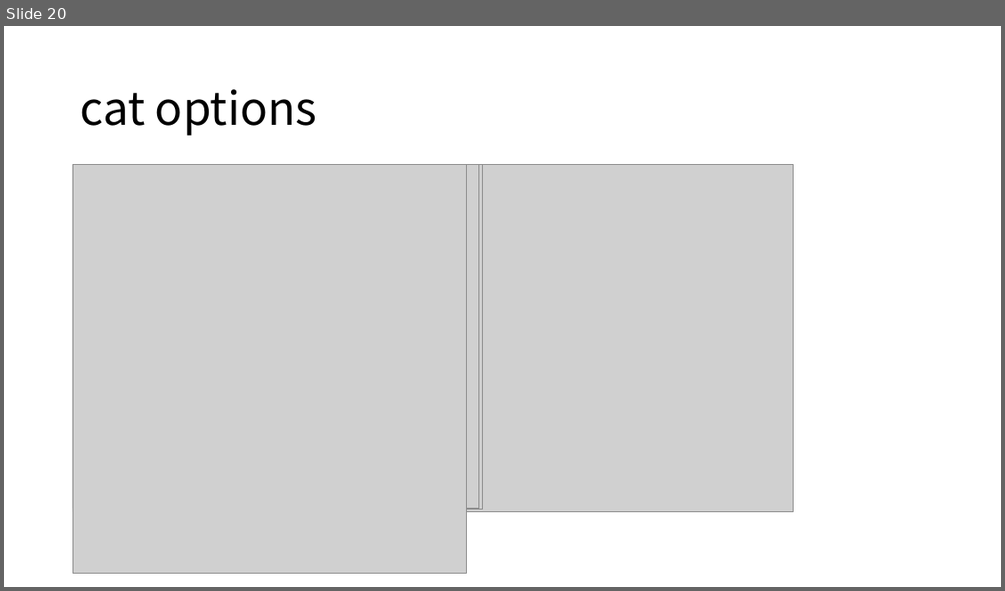
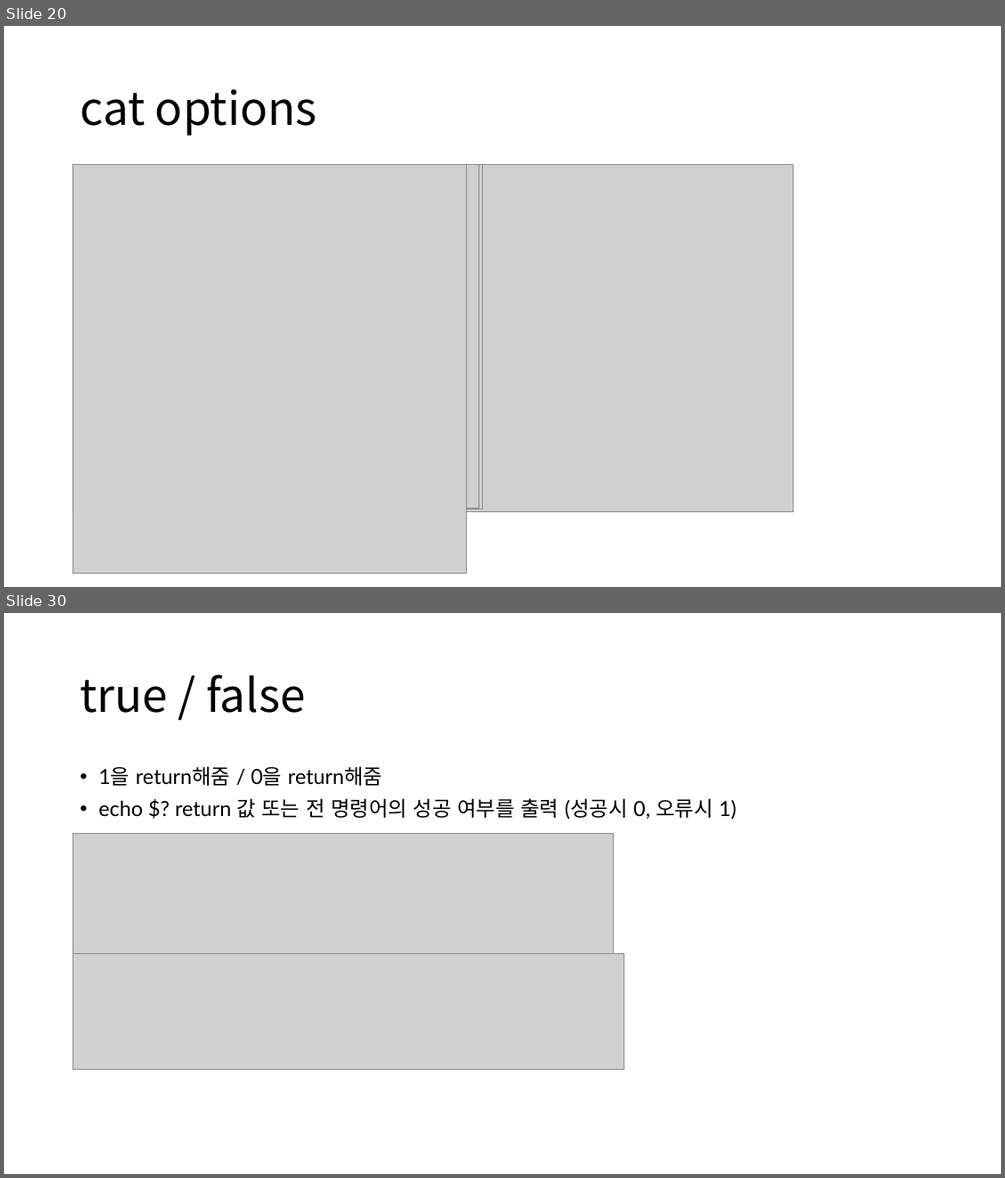
Before and after one commit to alscjf1329/SysP_3-1, a slide deck: Sys_final/SysP 기말.pptx. Shown one above the other, each under a label of ours: slide 20 before the commit, slides 20 and 30 after it; the slides between them are not shown. The pictures are 1005x591 and 1005x1178 pixels, drawn with LibreOffice and Linux fonts; fonts in the diff are those of the drawing; grey boxes stand for pictures. Boxes give left, top, right and bottom in pixels: in the first picture for what was removed or moved away, otherwise in the second. Text is boxed around its words. In the diff, an @@ line names an element or a change of style, - is before the commit and + after.

```diff
--- a/Sys_final/SysP 기말.pptx
+++ b/Sys_final/SysP 기말.pptx
@@ slide 30 added at (4, 613, 1001, 1174), background #FFFFFF @@
@@ title added at (80, 674, 305, 713), 44 pt, text #000000 @@
+true / false
@@ text added at (98, 766, 736, 819), 20 pt, text #000000 @@
+• 1을 return해줌 / 0을 return해줌
+• echo $? return 값 또는 전 명령어의 성공 여부를 출력 (성공시 0, 오류시 1)
@@ picture added at (73, 834, 614, 953) @@
@@ picture added at (73, 953, 624, 1070) @@
```
Also in this commit, not shown: 3 slides changed, 20 other slides added, 6 other files.
